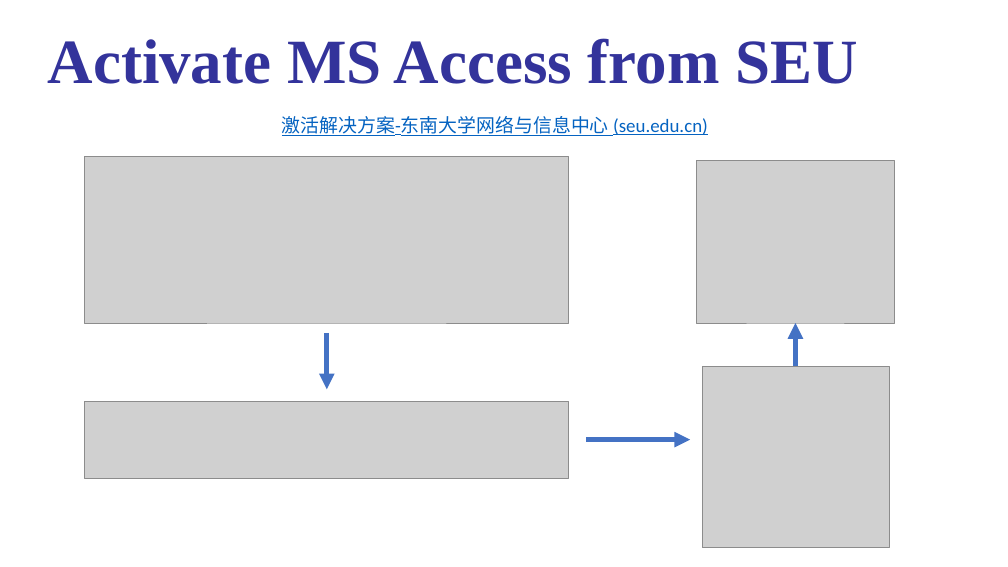
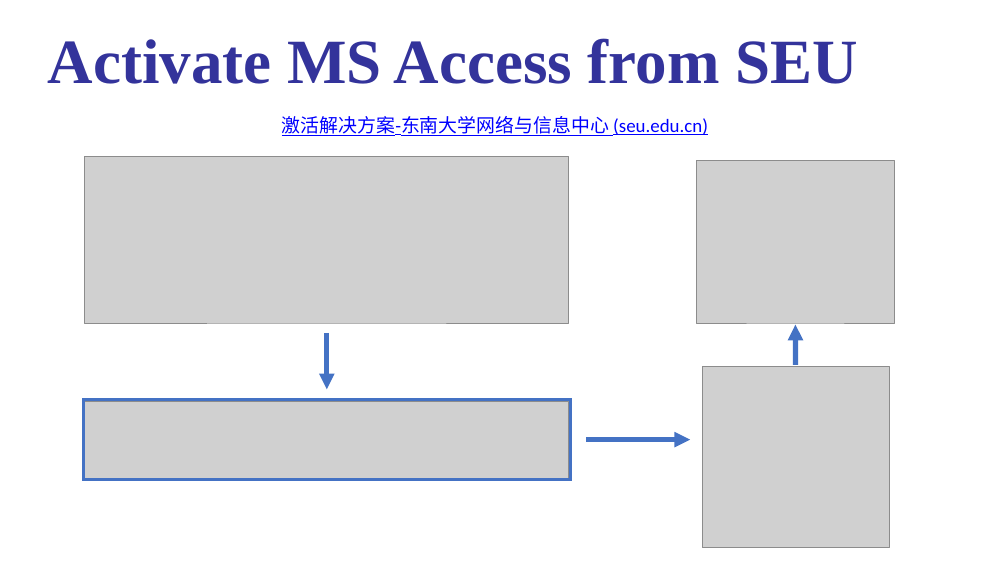
Before and after one commit to gongghao/database-labs, a slide deck: slide 13 of docs/projects/project1/materials/Project_0_1.pptx. Drawn at 1008x567 pixels with LibreOffice and Linux fonts; fonts in the diff are those of the drawing; grey boxes stand for pictures. Boxes give left, top, right and bottom in pixels: in the first picture for what was removed or moved away, otherwise in the second. Text is boxed around its words. In the diff, an @@ line names an element or a change of style, - is before the commit and + after.

```diff
--- a/docs/projects/project1/materials/Project_0_1.pptx
+++ b/docs/projects/project1/materials/Project_0_1.pptx
@@ text "激活解决方案-东南大学网络与信息中心 (seu.edu.cn)" at (282, 116, 708, 136): font Calibri to Arial in "激活解决方案-东南大学网络与信息中心"; text colour #0563C1 to #0000FF @@
@@ rectangle added at (83, 400, 570, 480), outline #4472C4 3 pt @@
```
Also in this commit, not shown: 45 other slides changed, 1 other file.
